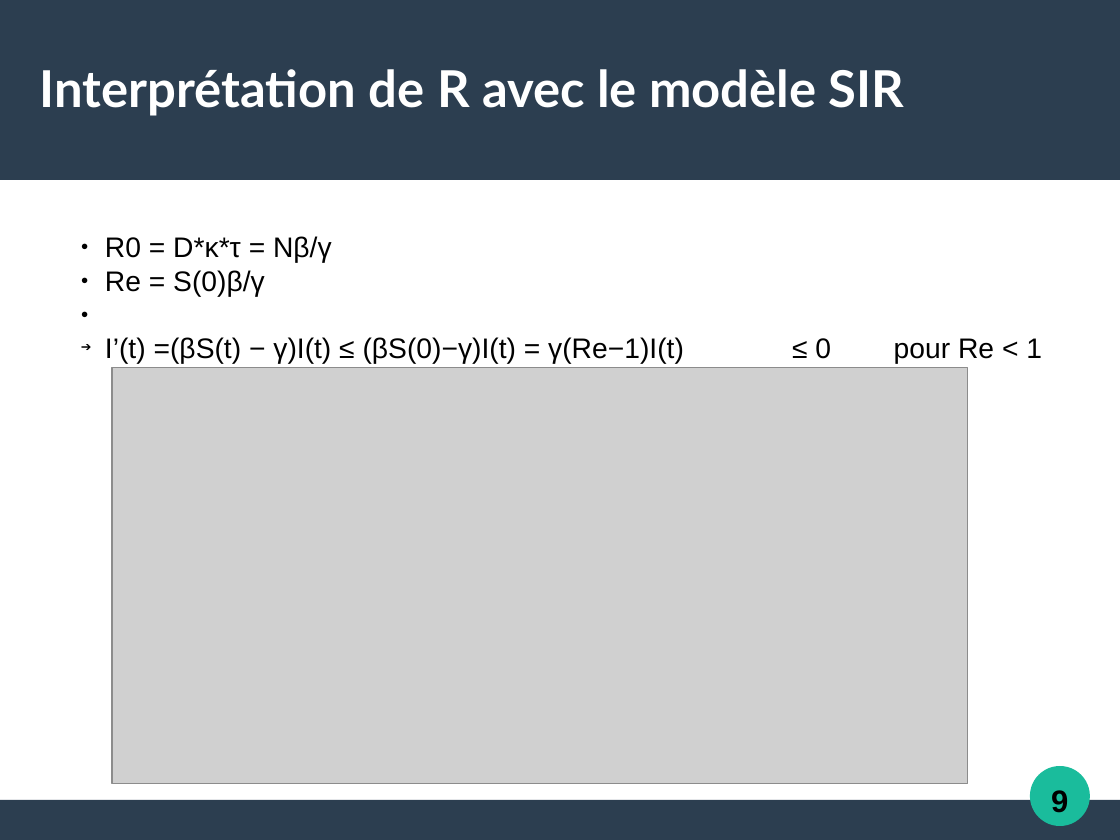
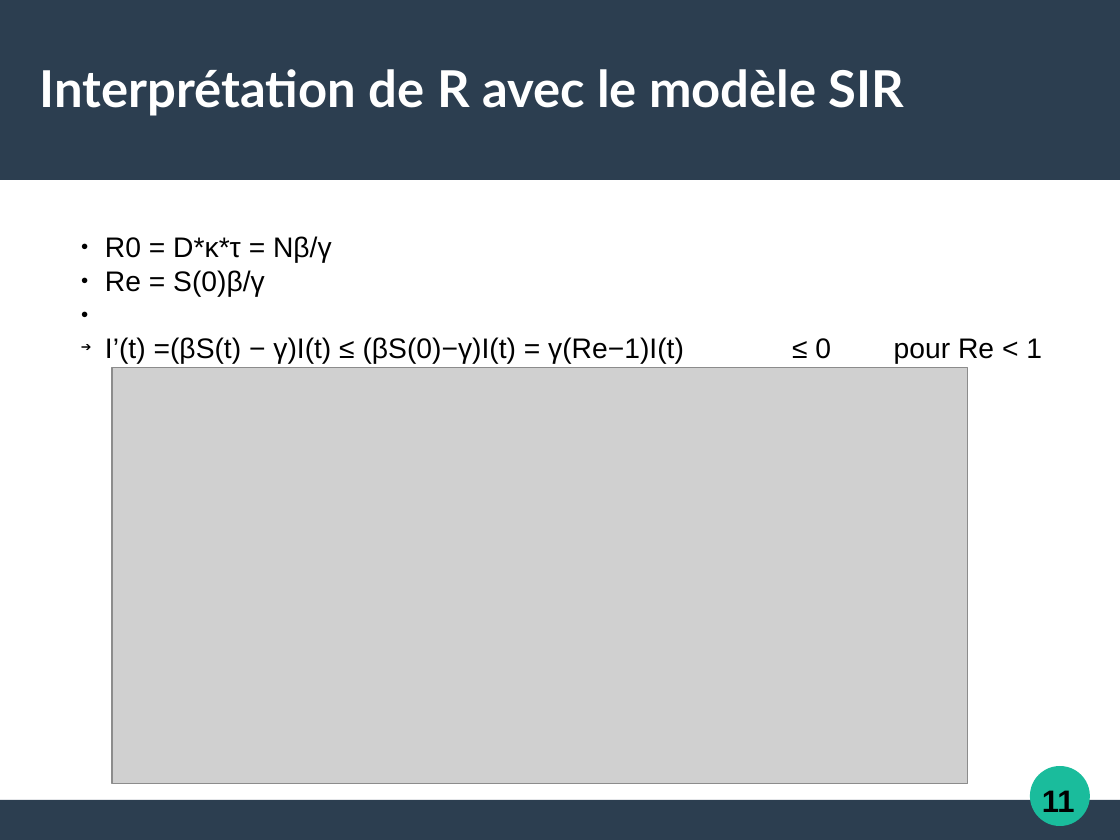
Before and after one commit to Alexia57/TIPE-2021-MP, a slide deck: slide 12 of Tipe_presentation.odp. Drawn at 1120x840 pixels with LibreOffice and Linux fonts; fonts in the diff are those of the drawing; grey boxes stand for pictures. Boxes give left, top, right and bottom in pixels: in the first picture for what was removed or moved away, otherwise in the second. Text is boxed around its words. In the diff, an @@ line names an element or a change of style, - is before the commit and + after.

```diff
--- a/Tipe_presentation.odp
+++ b/Tipe_presentation.odp
@@ text added at [1042, 790, 1075, 812], 22 pt, text #000000, bold @@
+11
@@ text removed at [1051, 790, 1068, 813] @@
-9
```
Also in this commit, not shown: 17 other slides changed, 2 slides added, 3 other files.
